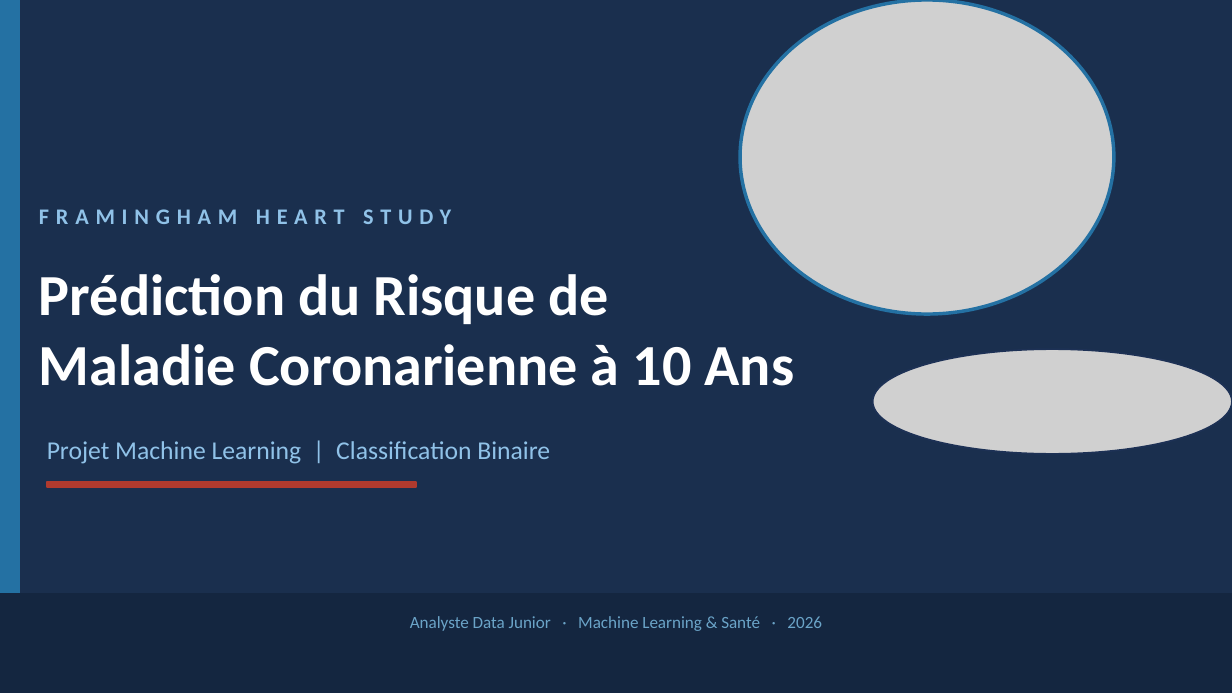
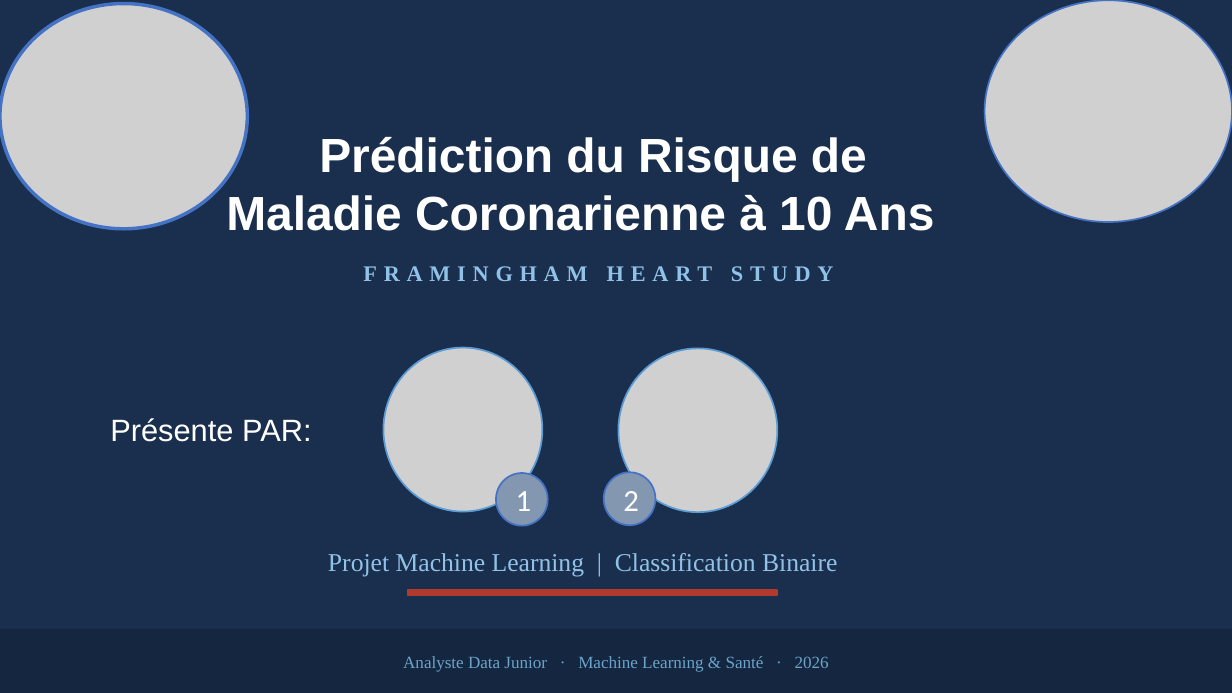
Before and after one commit to daril-dielh/Maladie-Coronarienne-10-ans, a slide deck: slide 1 of presentation/presentation.pptx. Drawn at 1232x693 pixels with LibreOffice and Linux fonts; fonts in the diff are those of the drawing; grey boxes stand for pictures. Boxes give left, top, right and bottom in pixels: in the first picture for what was removed or moved away, otherwise in the second. Text is boxed around its words. In the diff, an @@ line names an element or a change of style, - is before the commit and + after.

```diff
--- a/presentation/presentation.pptx
+++ b/presentation/presentation.pptx
@@ picture: place and size @@
-picture at [740, 0, 1114, 314]
+picture at [0, 4, 248, 229]
@@ rectangle removed at [0, 0, 20, 692] @@
@@ picture: place and size @@
-picture at [872, 349, 1232, 453]
+picture at [984, 0, 1232, 222]
@@ text "Prédiction du Risque de": place and size @@
-text "Prédiction du Risque de" at [39, 274, 795, 386]
+text "Prédiction du Risque de" at [226, 137, 934, 231]
@@ text "Prédiction du Risque de" at [226, 137, 934, 231]: size 34 to 28 pt, font Calibri to Arial @@
@@ text "FRAMINGHAM HEART STUDY": place and size @@
-text "FRAMINGHAM HEART STUDY" at [39, 209, 451, 224]
+text "FRAMINGHAM HEART STUDY" at [363, 266, 834, 281]
@@ picture added at [383, 347, 542, 511] @@
@@ picture added at [618, 349, 777, 513] @@
@@ text added at [110, 418, 312, 442], 18 pt, text #FFFFFF @@
+Présente PAR:
@@ ellipse added at [496, 473, 548, 526], fill #8497B0, outline #4472C4 1 pt, 18 pt, text #FFFFFF @@
+1
@@ ellipse added at [604, 472, 655, 525], fill #8497B0, outline #4472C4 1 pt, 18 pt, text #FFFFFF @@
+2
@@ font Calibri to Times New Roman in 3 elements at [403, 656, 829, 672], [363, 266, 834, 281], [328, 553, 837, 577] @@
@@ text "Projet Machine Learning | Classification ...": place and size @@
-text "Projet Machine Learning | Classification ..." at [47, 441, 550, 464]
+text "Projet Machine Learning | Classification ..." at [328, 553, 837, 577]
@@ rectangle: place and size @@
-rectangle at [47, 482, 416, 487]
+rectangle at [408, 590, 777, 595]
@@ rectangle: place and size @@
-rectangle at [0, 594, 1232, 693]
+rectangle at [0, 630, 1232, 692]
@@ text "Analyste Data Junior · Machine ...": place and size @@
-text "Analyste Data Junior · Machine ..." at [410, 616, 822, 631]
+text "Analyste Data Junior · Machine ..." at [403, 656, 829, 672]
```
Also in this commit, not shown: 13 other slides changed, 4 other files.
